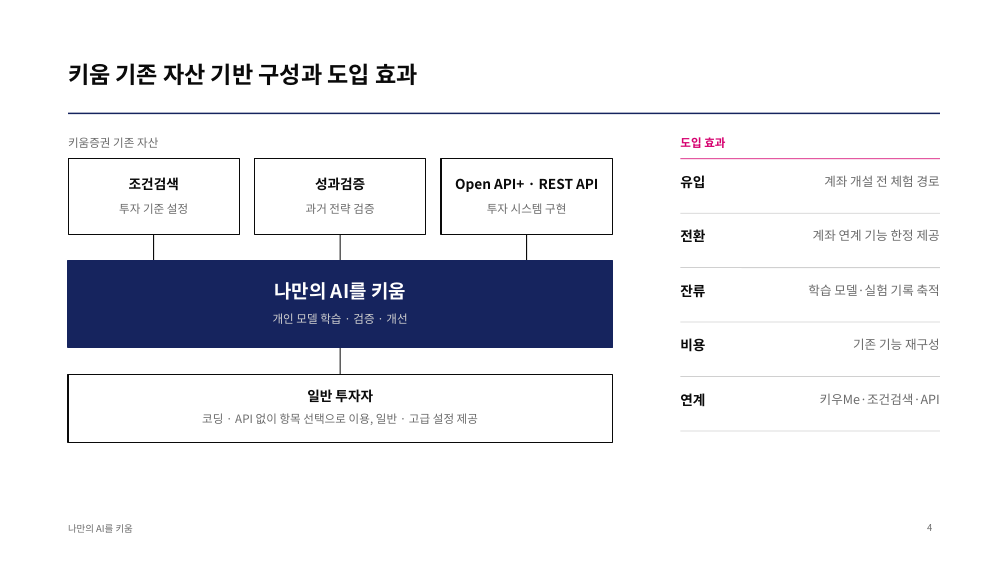
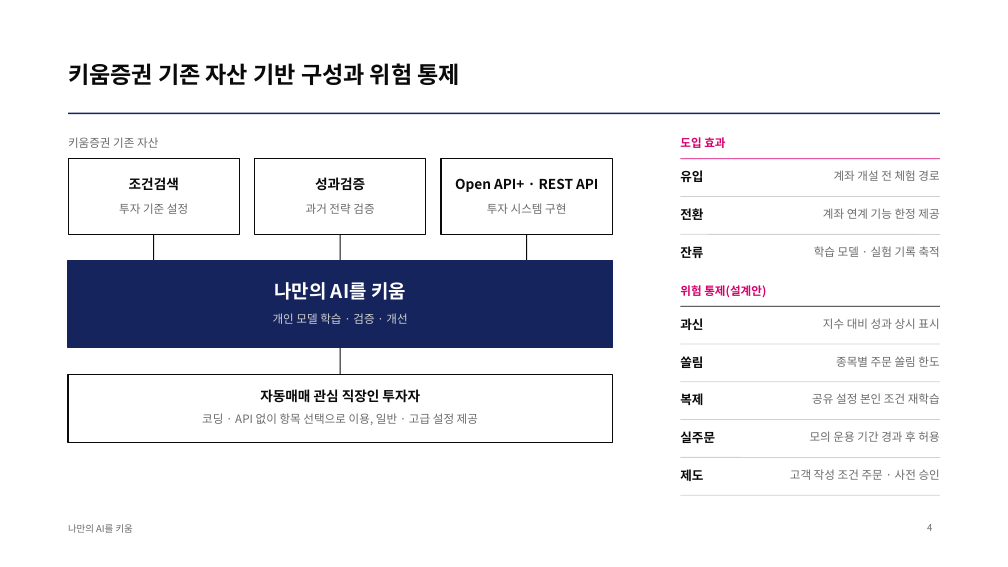
Before and after one commit to kjhoeakjy/why-kw, a slide deck: slide 4 of docs/deck/WhyKiwoom_AI_FACTORY.pptx. Drawn at 1008x567 pixels with LibreOffice and Linux fonts; fonts in the diff are those of the drawing. Boxes give left, top, right and bottom in pixels: in the first picture for what was removed or moved away, otherwise in the second. Text is boxed around its words. In the diff, an @@ line names an element or a change of style, - is before the commit and + after.

```diff
--- a/docs/deck/WhyKiwoom_AI_FACTORY.pptx
+++ b/docs/deck/WhyKiwoom_AI_FACTORY.pptx
@@ title at [68, 63, 460, 85]: text changed @@
-키움 기존 자산 기반 구성과 도입 효과
+키움증권 기존 자산 기반 구성과 위험 통제
@@ text "계좌 개설 전 체험 경로" at [834, 170, 939, 181]: size 12 to 11 pt @@
@@ text "전환": place and size @@
-text "전환" at [680, 229, 705, 242]
+text "전환" at [680, 208, 703, 220]
@@ line moved from (681, 213) - (940, 213) to (681, 197) - (940, 197) @@
@@ text "계좌 연계 기능 한정 제공" at [823, 208, 939, 219]: size 12 to 11 pt @@
@@ text "계좌 연계 기능 한정 제공": place and size @@
-text "계좌 연계 기능 한정 제공" at [813, 229, 940, 241]
+text "계좌 연계 기능 한정 제공" at [823, 208, 939, 219]
@@ line moved from (681, 268) - (940, 268) to (681, 234) - (940, 234) @@
@@ size 13 to 12 pt in 3 elements at [680, 170, 703, 182], [680, 208, 703, 220], [680, 246, 703, 258] @@
@@ text "잔류": place and size @@
-text "잔류" at [680, 284, 705, 298]
+text "잔류" at [680, 246, 703, 258]
@@ text at [814, 246, 940, 257]: text changed; size 12 to 11 pt @@
-학습 모델·실험 기록 축적
+학습 모델 · 실험 기록 축적
@@ text added at [680, 285, 766, 297], 11 pt, text #D6006F, bold @@
+위험 통제(설계안)
@@ text added at [680, 318, 703, 330], 12 pt, text #0A0A0A, bold @@
+과신
@@ line added from (681, 306) to (940, 306), #0A0A0A 0.75 pt @@
@@ text added at [823, 318, 939, 329], 11 pt, text #6B6B6B @@
+지수 대비 성과 상시 표시
@@ text removed at [680, 338, 705, 352] @@
-비용
@@ text added at [680, 356, 703, 368], 12 pt, text #0A0A0A, bold @@
+쏠림
@@ line moved from (681, 322) - (940, 322) to (681, 344) - (940, 344) @@
@@ text added at [836, 356, 939, 367], 11 pt, text #6B6B6B @@
+종목별 주문 쏠림 한도
@@ text removed at [853, 338, 940, 350] @@
-기존 기능 재구성
@@ text at [260, 389, 420, 403]: text changed @@
-일반 투자자
+자동매매 관심 직장인 투자자
@@ line moved from (681, 377) - (940, 377) to (681, 382) - (940, 382) @@
@@ text removed at [680, 393, 705, 407] @@
-연계
@@ text added at [680, 393, 703, 405], 12 pt, text #0A0A0A, bold @@
+복제
@@ text at [812, 393, 940, 404]: text changed; size 12 to 11 pt @@
-키우Me·조건검색·API
+공유 설정 본인 조건 재학습
@@ text added at [680, 431, 715, 443], 12 pt, text #0A0A0A, bold @@
+실주문
@@ line moved from (681, 431) - (940, 431) to (681, 420) - (940, 420) @@
@@ text added at [810, 431, 939, 442], 11 pt, text #6B6B6B @@
+모의 운용 기간 경과 후 허용
@@ text added at [680, 469, 703, 481], 12 pt, text #0A0A0A, bold @@
+제도
@@ line added from (681, 457) to (940, 457), #D0D0D0 0.75 pt @@
@@ text added at [790, 469, 940, 480], 11 pt, text #6B6B6B @@
+고객 작성 조건 주문 · 사전 승인
@@ line added from (681, 495) to (940, 495), #D0D0D0 0.75 pt @@
```
Also in this commit, not shown: 4 other slides changed, 6 other files.
